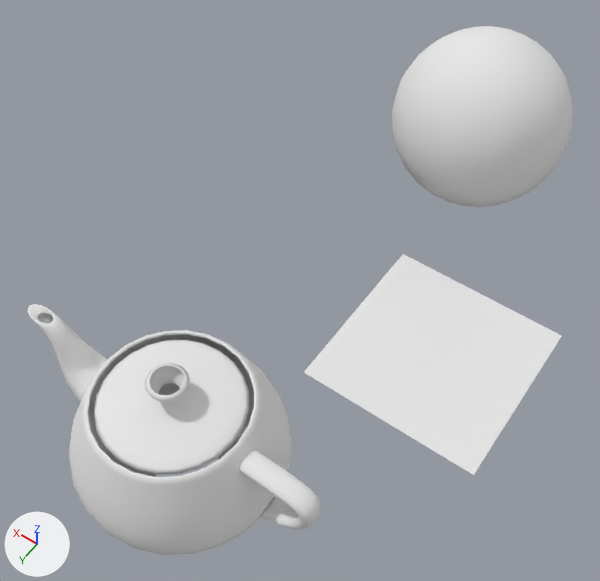
Renders of the COLLADA model Document1.dae from each side of a commit.
The view is the same before and after, from a 50 mm camera at (-2.95, 3.58, 7.38) aimed at (0.02, -0.59, 0.84). The axes (+X, +Y, +Z) are drawn at lower left. The lights are the same throughout.

In view in the first picture: 'Node1', 'Node2', 'Node3'.
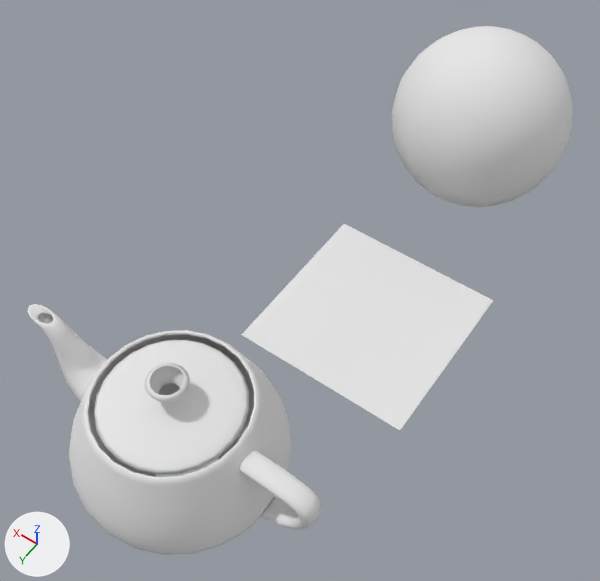
Boxes [x1, y1, x2, y2] around the edits, measured in the pictures (600 x 581 px):
'Node1', moved: before [304, 254, 562, 475]; after [241, 224, 493, 430]

The change in detail:
Object 'Node1' (ob_node1) moves from (-1.25, -1.26, 0.0) to (-0.43, -1.26, 0.0).
